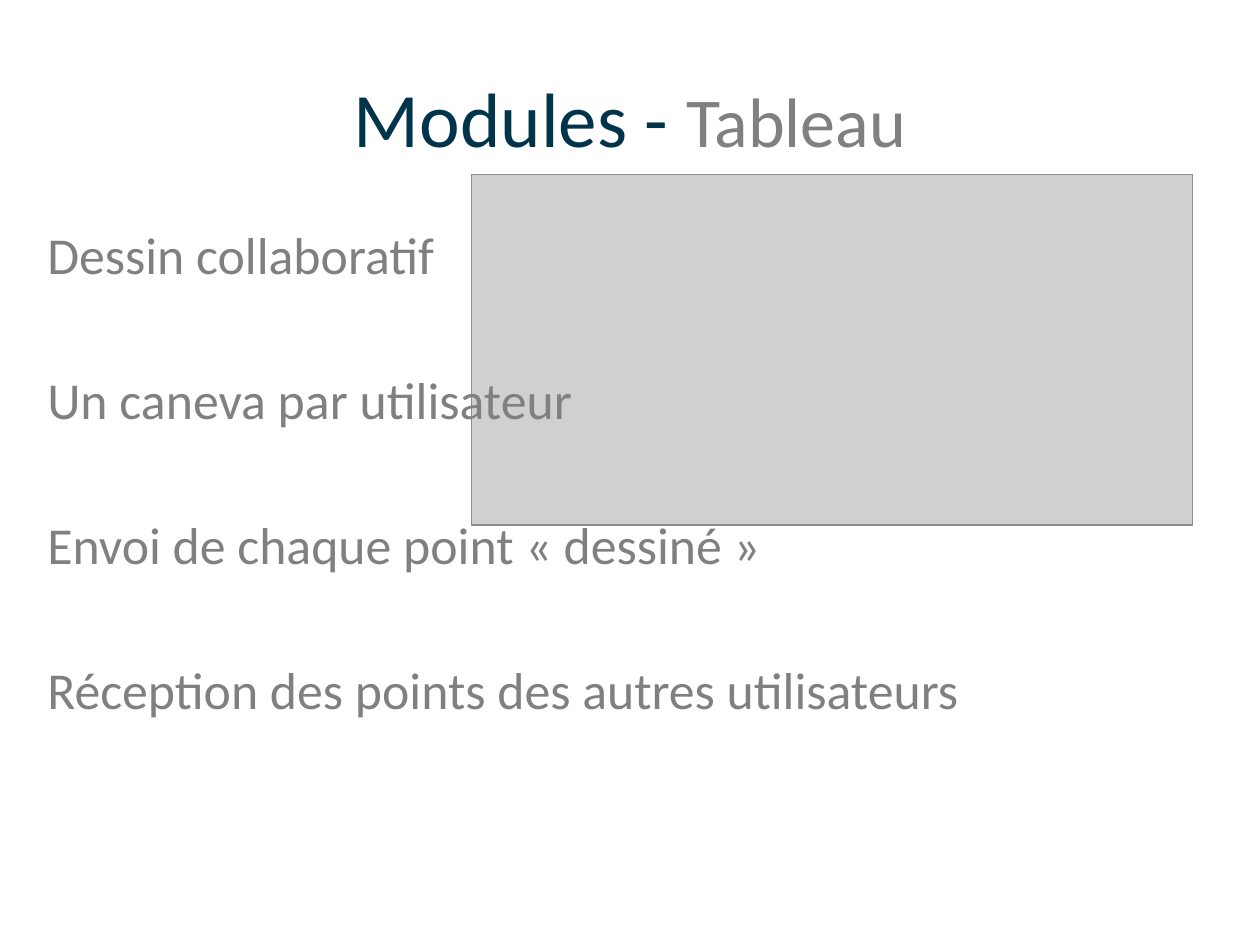
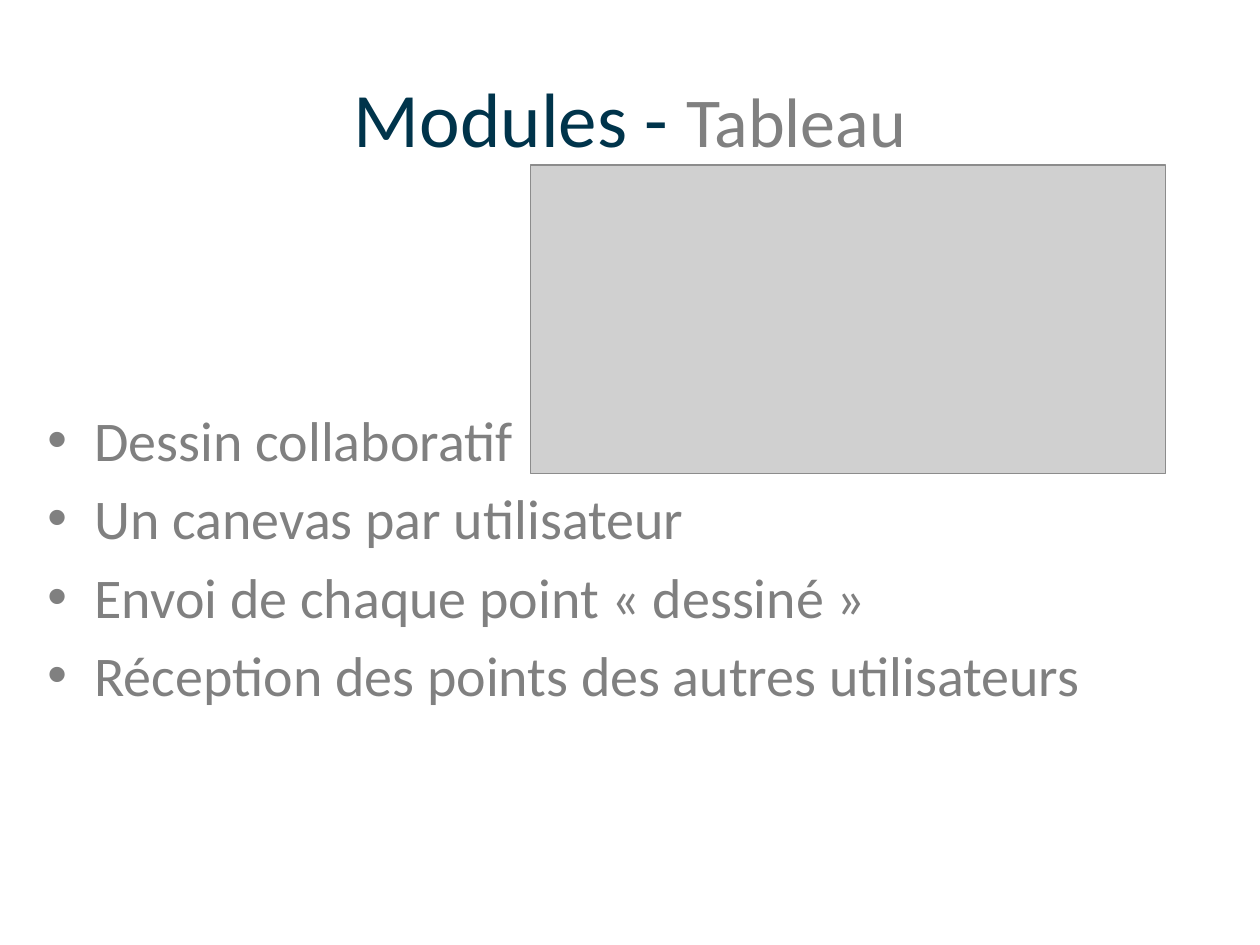
Before and after one commit to CuinierLena/OnlineSynergy, a slide deck: slide 4 of Présentation/Présentation.pptx. Drawn at 1260x945 pixels with LibreOffice and Linux fonts; fonts in the diff are those of the drawing; grey boxes stand for pictures; background and template pictures are left out. Boxes give left, top, right and bottom in pixels: in the first picture for what was removed or moved away, otherwise in the second. Text is boxed around its words. In the diff, an @@ line names an element or a change of style, - is before the commit and + after.

```diff
--- a/Présentation/Présentation.pptx
+++ b/Présentation/Présentation.pptx
@@ picture: place and size @@
-picture at [471, 175, 1193, 525]
+picture at [530, 165, 1166, 474]
@@ text "Dessin collaboratif": place and size @@
-text "Dessin collaboratif" at [47, 238, 959, 718]
+text "Dessin collaboratif" at [95, 422, 1079, 705]
@@ text at [95, 422, 1079, 705]: size 29.6 to 32 pt in "Dessin collaboratif", "Envoi de chaque point « dessiné »", "Réception des points des autres utilisateurs"; bullet none to • @@
@@ text at [95, 500, 683, 548]: text changed; size 29.6 to 32 pt @@
-Un caneva par utilisateur
+• Un canevas par utilisateur
```
Also in this commit, not shown: 7 other slides changed.
